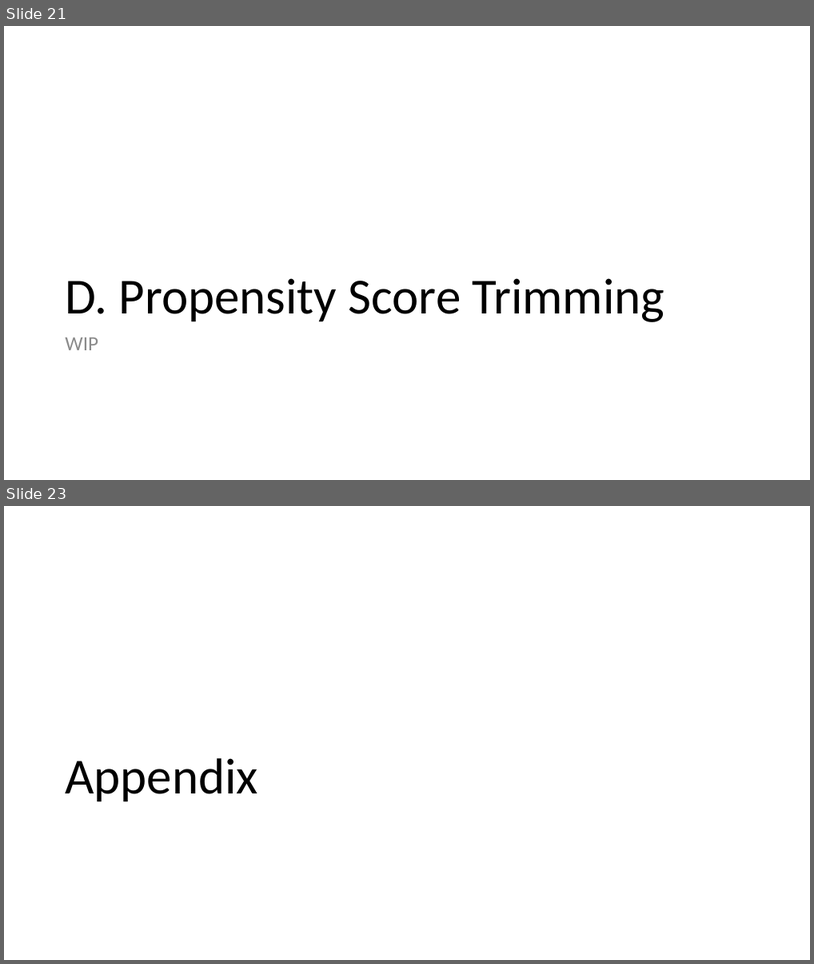
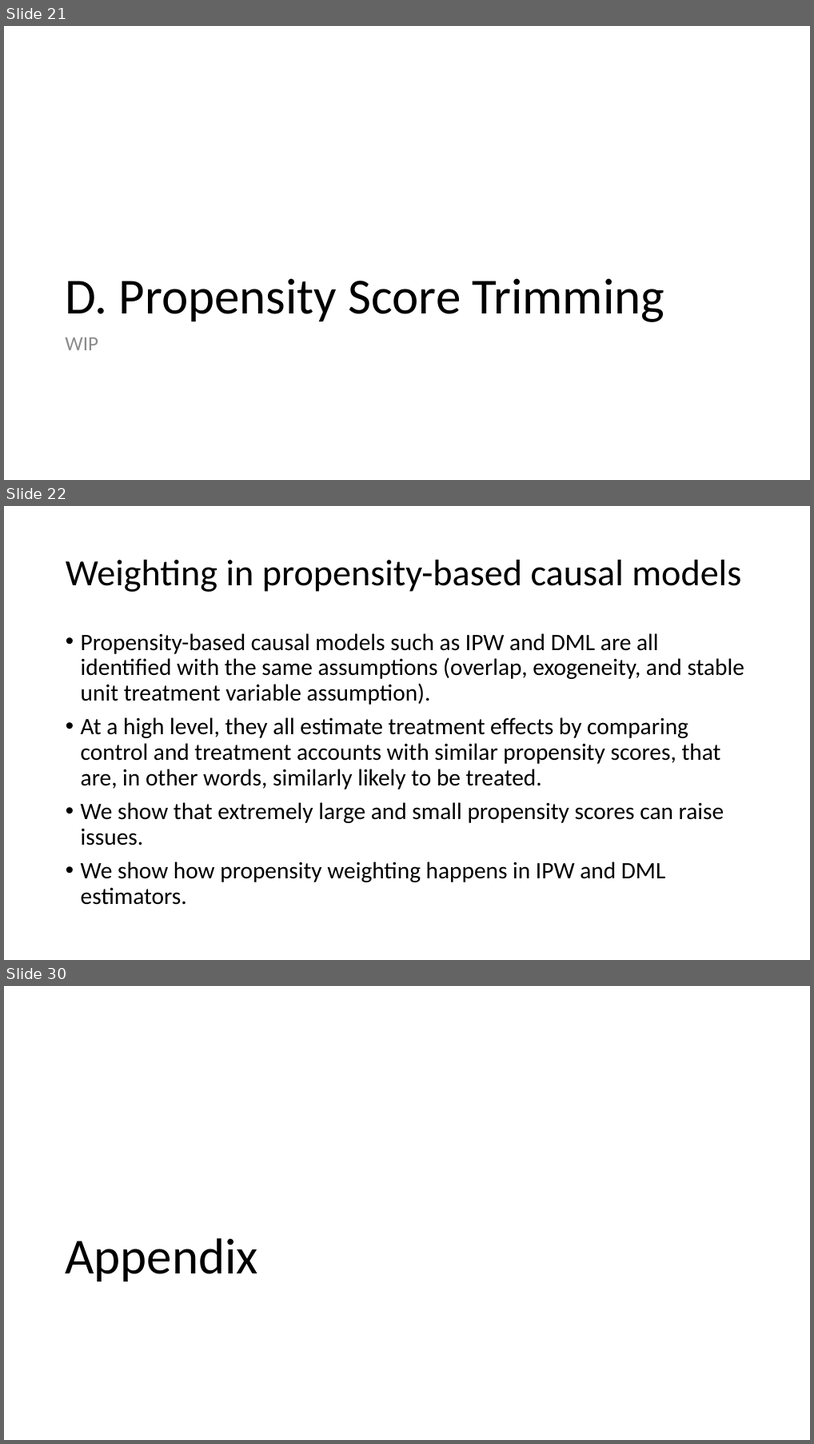
Before and after one commit to shoepaladin/causalinference_crashcourse, a slide deck: Powerpoints/4 Best Practices (WIP).pptx. Shown one above the other, each under a label of ours: slides 21 and 23 before the commit, slides 21, 22 and 30 after it; the slides between them are not shown. The pictures are 814x964 and 814x1444 pixels, drawn with LibreOffice and Linux fonts; fonts in the diff are those of the drawing. Boxes give left, top, right and bottom in pixels: in the first picture for what was removed or moved away, otherwise in the second. Text is boxed around its words. In the diff, an @@ line names an element or a change of style, - is before the commit and + after.

Commit message:
Slide Uploads
Refreshed Best Practices and created a shortened version of HTE model.

```diff
--- a/Powerpoints/4 Best Practices (WIP).pptx
+++ b/Powerpoints/4 Best Practices (WIP).pptx
@@ slide 22 added at (x1=4, y1=506, x2=810, y2=960), background #FFFFFF @@
@@ title added at (x1=66, y1=560, x2=742, y2=592), 44 pt, text #000000 @@
+Weighting in propensity-based causal models
@@ text added at (x1=81, y1=633, x2=745, y2=904), 28 pt, text #000000 @@
+• Propensity-based causal models such as IPW and DML are all identified with the same assumptions (overlap, exogeneity, and stable unit treatment variable assumption).
+• At a high level, they all estimate treatment effects by comparing control and treatment accounts with similar propensity scores, that are, in other words, similarly likely to be treated.
+• We show that extremely large and small propensity scores can raise issues.
+• We show how propensity weighting happens in IPW and DML estimators.
@@ what was slide 23 is now slide 30 @@
```
Also in this commit, not shown: 7 other slides added, 8 other files.
